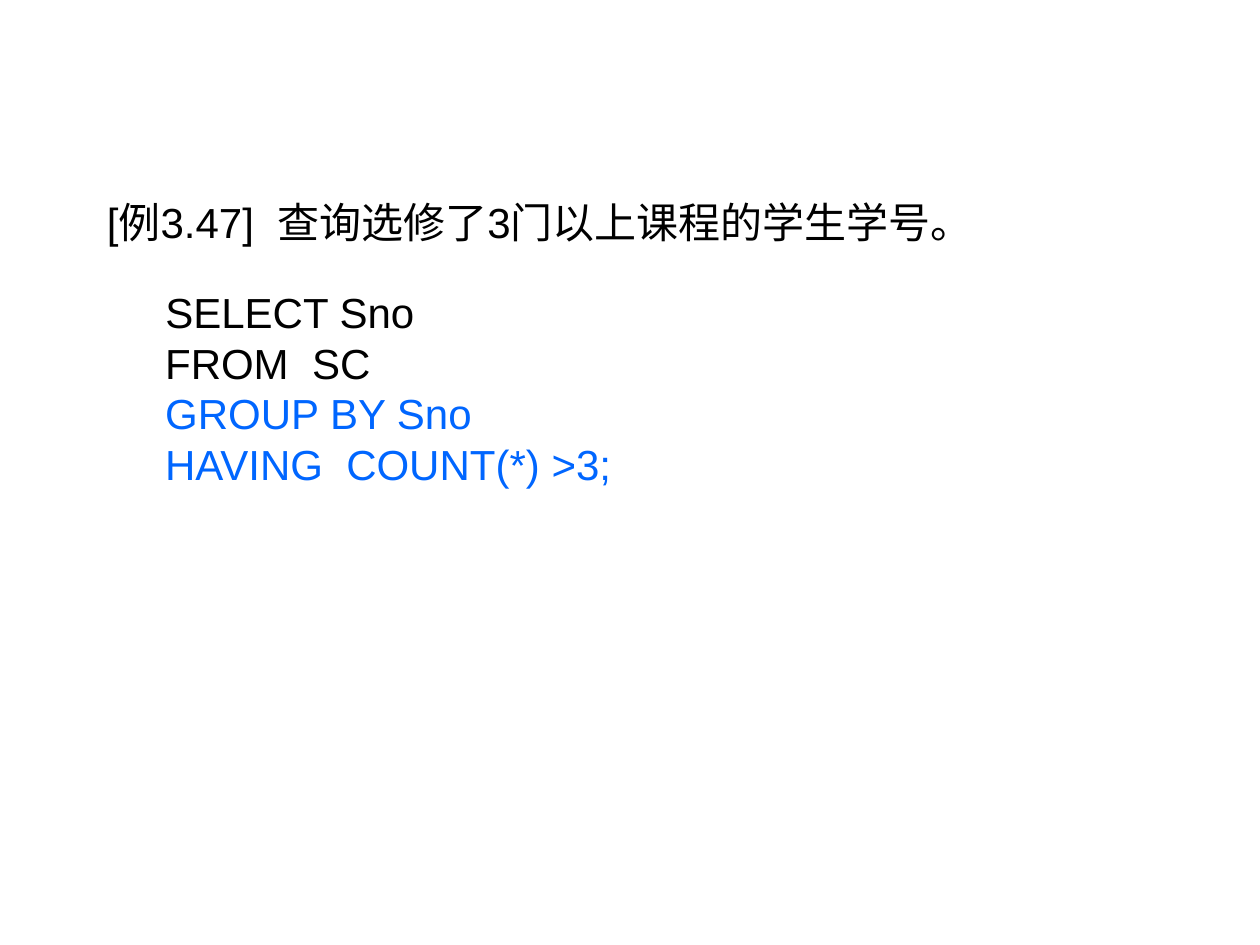
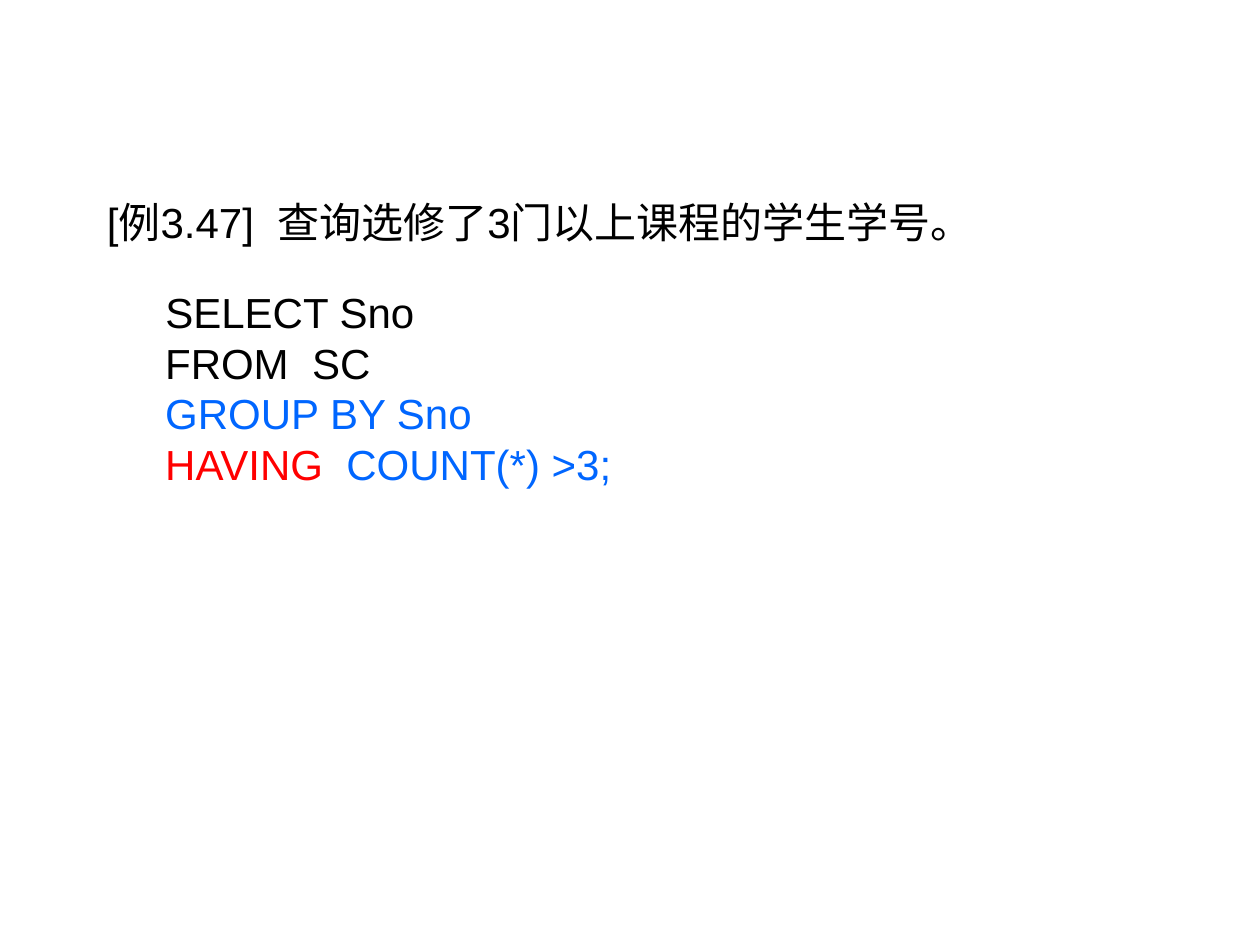
Before and after one commit to HBU/DataBase, a slide deck: slide 101 of PPT/PPT2020/DB第03章（1）-2020.pptx. Drawn at 1260x945 pixels with LibreOffice and Linux fonts; fonts in the diff are those of the drawing; background and template pictures are left out. Boxes give left, top, right and bottom in pixels: in the first picture for what was removed or moved away, otherwise in the second. Text is boxed around its words. In the diff, an @@ line names an element or a change of style, - is before the commit and + after.

```diff
--- a/PPT/PPT2020/DB第03章（1）-2020.pptx
+++ b/PPT/PPT2020/DB第03章（1）-2020.pptx
@@ text at (x1=165, y1=449, x2=611, y2=488): text colour #0066FF to #FF0000 in "HAVING" @@
```
Also in this commit, not shown: 5 other slides changed, 4 other files.
